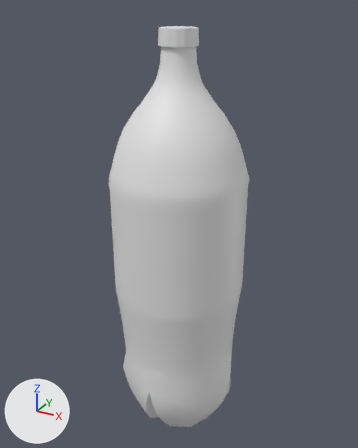
Renders of the FBX model Assets/ArtWork/Assets/Level_1/Parent_Run_Coke_Bottle.fbx from each side of a commit.
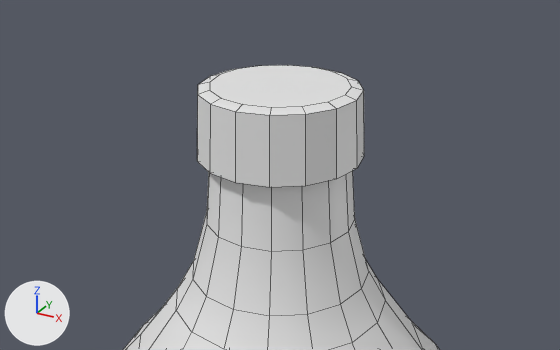
Each version appears first whole from a camera (50 mm lens) standing at (0.458, -0.832, 0.896) and looking at (-0.007, 0.014, 0.473), and next in a close-up from a camera (50 mm lens) standing at (0.154, -0.281, 0.96) and looking at (0.006, -0.011, 0.825). The axes (+X, +Y, +Z) are drawn at lower left. The lights are the same throughout. The close-ups show mesh edges as thin lines. Materials are left out; every surface is plain grey. Where no turn or scale is listed for an object, it has been applied to the vertices.

Names of what the first close-up shows: 'Coke_Bottle'.
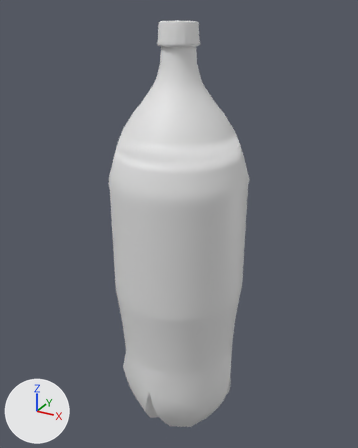
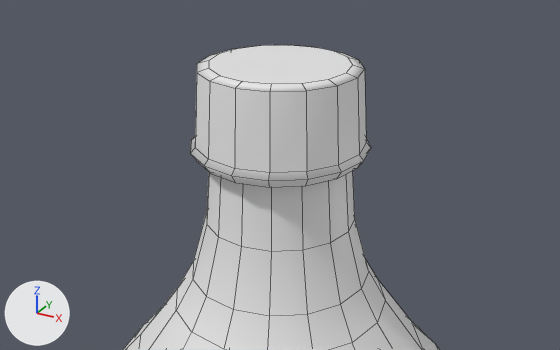
Where the newer file only moved an object's origin or applied its transform, the numbers keep the older frame.

Scene script edits in JSON lines:
```json
{"block": "me_mesh", "where": "# used by ob_coke_bottle; location = (0.0, 0.0, 0.0)"}
{"op": "remove", "block": "me_mesh", "code": "me_mesh.from_pydata(...)  # 429 vertices, 433 faces; spans x -0.141..0.141, y -0.141..0.141, z 0.002..0.862"}
{"op": "add", "block": "me_mesh", "code": "me_mesh.from_pydata(...)  # 461 vertices, 466 faces; spans x -0.141..0.141, y -0.141..0.141, z 0.002..0.871"}
{"block": "me_mesh", "change": "me_mesh part 1"}
{"block": "me_mesh", "change": "16 faces are deleted"}
{"block": "me_mesh", "change": "16 vertices in x -0.031..0.031, y -0.031..0.031, z 0.862 move by (0.0, 0.0, 0.009)"}
{"block": "me_mesh", "change": "16 vertices move from x -0.036..0.036, y -0.036..0.036, z 0.86 to x -0.04..0.04, y -0.04..0.04, z 0.835"}
{"block": "me_mesh", "change": "32 vertices are added at x -0.038..0.038, y -0.038..0.038, z 0.837..0.87"}
{"block": "me_mesh", "change": "48 new faces join them"}
```

Location of each change, [x1, y1, x2, y2] in pixels of the close-ups (560 x 350 px):
```json
{"object": "Coke_Bottle", "change": "reshaped", "before": [123, 65, 440, 350], "after": [123, 45, 440, 350]}
{"part": 1, "of": "me_mesh", "change": "built on", "before": [197, 65, 364, 187], "after": [190, 45, 371, 187]}
```
